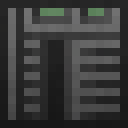
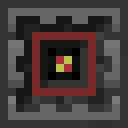
Comparing the layer stacks of the two 128×128 images. Changes:
hid group "effects" (14 layers) over box(0, 0, 128, 128)
hid "gradient Kopie" over box(0, 0, 128, 128)
added group "mcu" with 5 layers above "raid" over box(0, 0, 128, 128)
added layer "side" (1st of 18, in "mcu") in group "mcu" over box(0, 0, 128, 128)
hid group "computer" (14 layers) over box(0, 0, 128, 128)
hid "generic_top" over box(0, 0, 128, 128)
